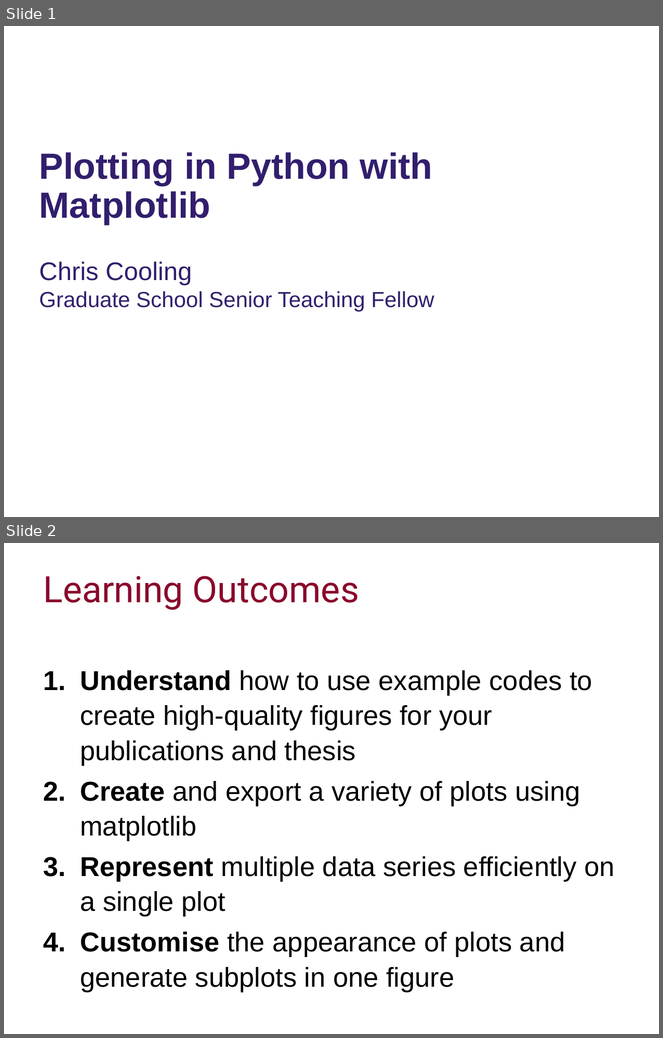
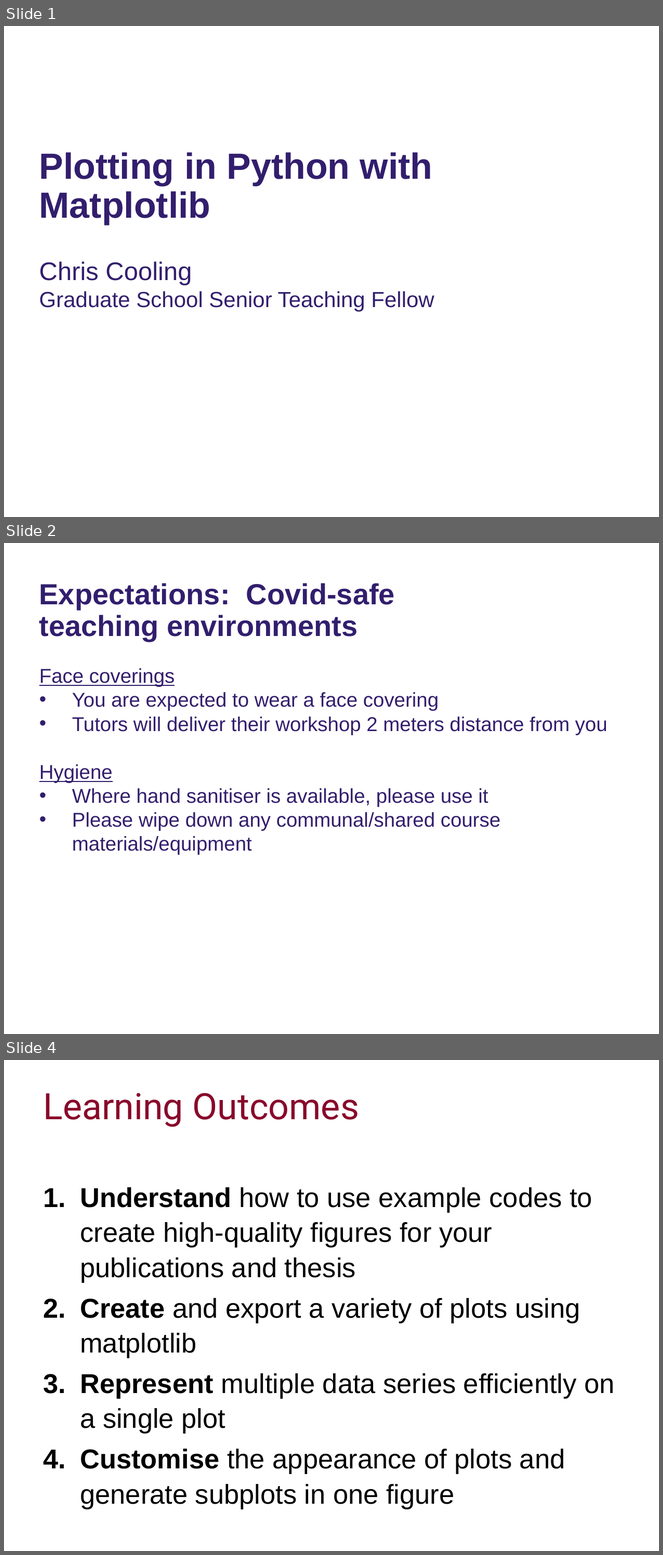
Before and after one commit to ImperialCollegeLondon/RCDS-plotting-in-python-with-matplotlib, a slide deck: Plotting in Python with Matplotlib Slides.pptx. Shown one above the other, each under a label of ours: slides 1 and 2 before the commit, slides 1, 2 and 4 after it; the slides between them are not shown. The pictures are 663x1038 and 663x1555 pixels, drawn with LibreOffice and Linux fonts; fonts in the diff are those of the drawing; background and template pictures are left out. Boxes give left, top, right and bottom in pixels: in the first picture for what was removed or moved away, otherwise in the second. Text is boxed around its words. In the diff, an @@ line names an element or a change of style, - is before the commit and + after.

Commit message:
Added Covid slides

```diff
--- a/Plotting in Python with Matplotlib Slides.pptx
+++ b/Plotting in Python with Matplotlib Slides.pptx
@@ slide 2 added at bbox=[4, 543, 659, 1034], background #FFFFFF @@
@@ text added at bbox=[39, 583, 395, 642], 32 pt, text #321E6D, bold @@
+Expectations: Covid-safe teaching environments
@@ subtitle added at bbox=[39, 668, 608, 855], 22 pt, text #321E6D @@
+Face coverings
+• You are expected to wear a face covering
+• Tutors will deliver their workshop 2 meters distance from you
+Hygiene
+• Where hand sanitiser is available, please use it
+• Please wipe down any communal/shared course materials/equipment
@@ what was slide 2 is now slide 4 @@
```
Also in this commit, not shown: 1 other slide added.
